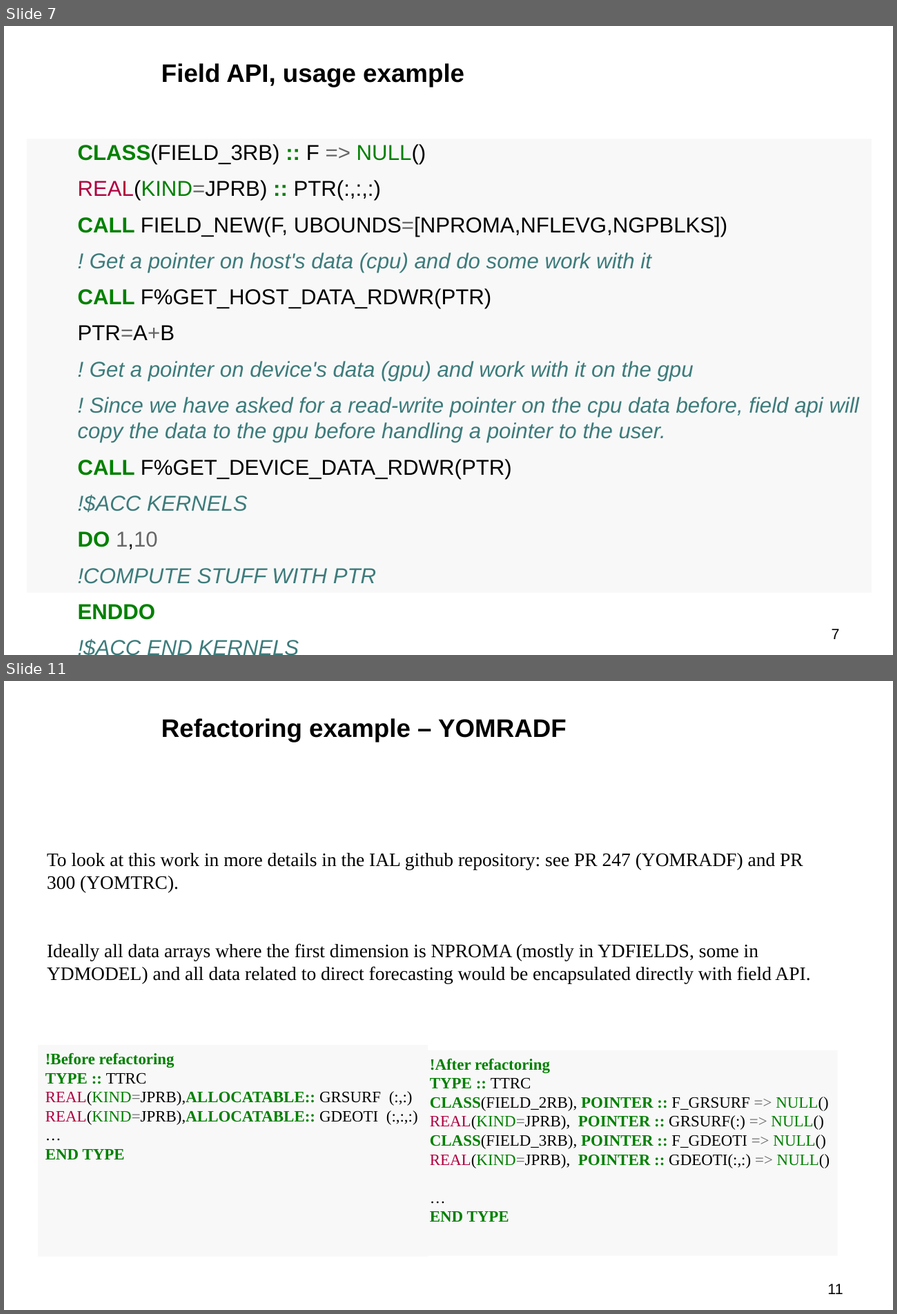
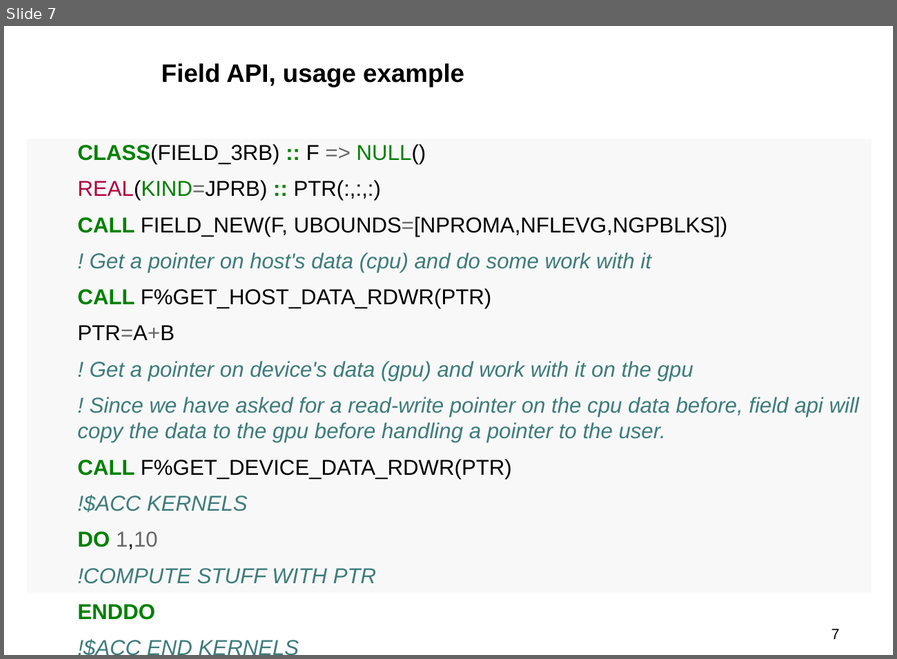
Before and after one commit to dareg/accord-ww-2025, a slide deck: 2025-10-22-accord_working_week.odp. Shown one above the other, each under a label of ours: slides 7 and 11 before the commit, slide 7 after it; the slides between them are not shown. The pictures are 897x1314 and 897x659 pixels, drawn with LibreOffice and Linux fonts; fonts in the diff are those of the drawing; background and template pictures are left out. Boxes give left, top, right and bottom in pixels: in the first picture for what was removed or moved away, otherwise in the second. Text is boxed around its words. In the diff, an @@ line names an element or a change of style, - is before the commit and + after.

```diff
--- a/2025-10-22-accord_working_week.odp
+++ b/2025-10-22-accord_working_week.odp
@@ slide 11 removed at (4, 681, 893, 1310), background #FFFFFF @@
@@ title removed at (161, 718, 566, 742) @@
-Refactoring example – YOMRADF
@@ text removed at (47, 853, 810, 983) @@
-To look at this work in more details in the IAL github repository: see PR 247 (YOMRADF) and PR 300 (YOMTRC).
-Ideally all data arrays where the first dimension is NPROMA (mostly in YDFIELDS, some in YDMODEL) and all data related to direct forecasting would be encapsulated directly with field API.
@@ rectangle removed at (37, 1045, 428, 1256) @@
-!Before refactoring
-TYPE :: TTRC
-REAL(KIND=JPRB),ALLOCATABLE:: GRSURF (:,:)
-REAL(KIND=JPRB),ALLOCATABLE:: GDEOTI (:,:,:)
-…
-END TYPE
@@ rectangle removed at (422, 1049, 838, 1255) @@
-!After refactoring
-TYPE :: TTRC
-CLASS(FIELD_2RB), POINTER :: F_GRSURF => NULL()
-REAL(KIND=JPRB), POINTER :: GRSURF(:) => NULL()
-CLASS(FIELD_3RB), POINTER :: F_GDEOTI => NULL()
-REAL(KIND=JPRB), POINTER :: GDEOTI(:,:) => NULL()
-…
-END TYPE
@@ page number removed at (827, 1283, 842, 1294) @@
-11
```
Also in this commit, not shown: 3 slides changed, 2 other slides removed, 1 other file.
